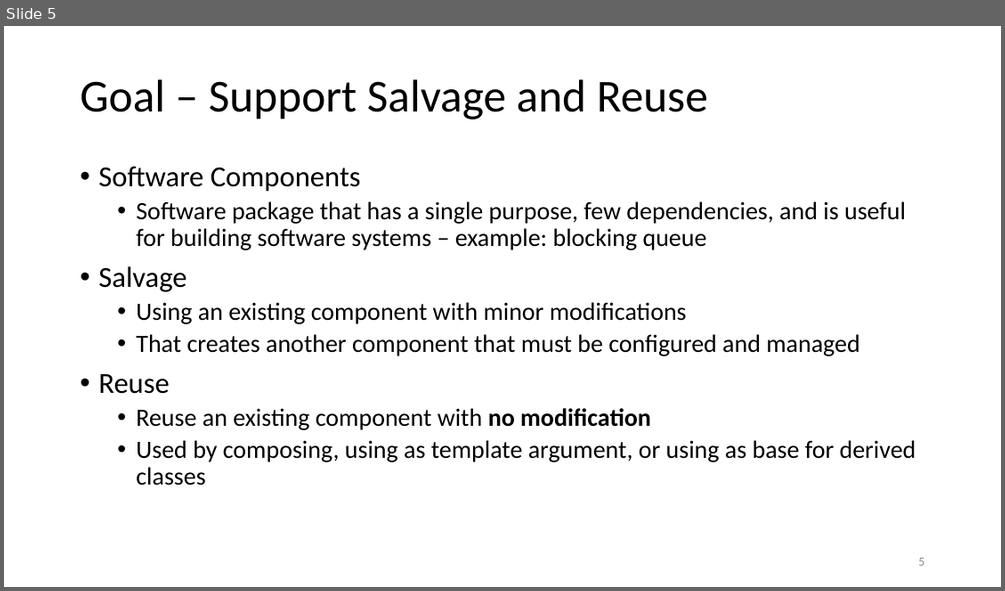
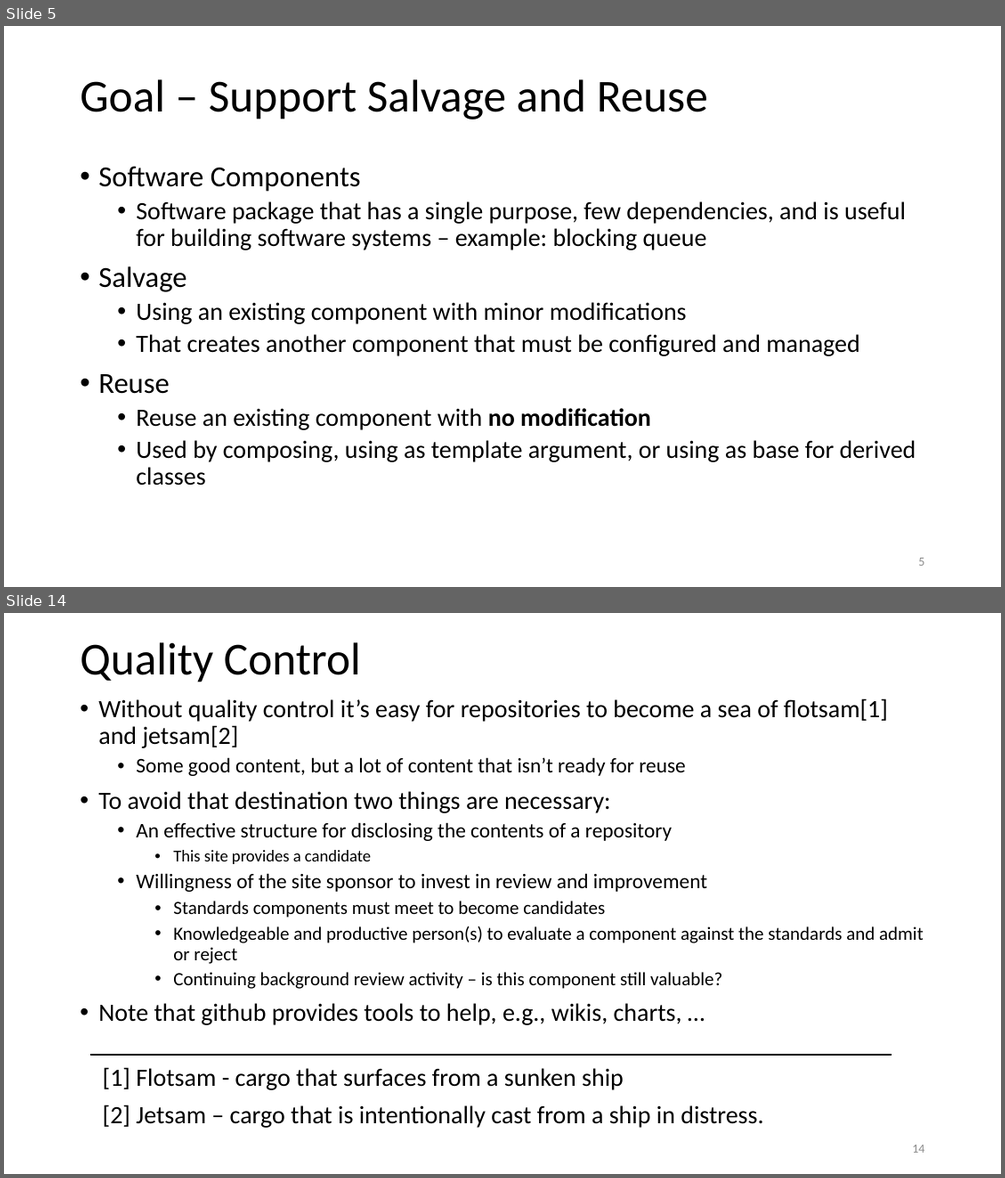
Before and after one commit to JimFawcett/JimFawcett.github.io, a slide deck: Resources/PublishingSourceCode.pptx. Shown one above the other, each under a label of ours: slide 5 before the commit, slides 5 and 14 after it; the slides between them are not shown. The pictures are 1005x591 and 1005x1178 pixels, drawn with LibreOffice and Linux fonts; fonts in the diff are those of the drawing. Boxes give left, top, right and bottom in pixels: in the first picture for what was removed or moved away, otherwise in the second. Text is boxed around its words. In the diff, an @@ line names an element or a change of style, - is before the commit and + after.

```diff
--- a/Resources/PublishingSourceCode.pptx
+++ b/Resources/PublishingSourceCode.pptx
@@ slide 14 added at [4, 613, 1001, 1174], background #FFFFFF @@
@@ title added at [80, 642, 361, 682], 44 pt, text #000000 @@
+Quality Control
@@ text added at [98, 698, 923, 1127], 24 pt, text #000000 @@
+• Without quality control it’s easy for repositories to become a sea of flotsam[1] and jetsam[2]
+  • Some good content, but a lot of content that isn’t ready for reuse
+• To avoid that destination two things are necessary:
+  • An effective structure for disclosing the contents of a repository
+    • This site provides a candidate
+  • Willingness of the site sponsor to invest in review and improvement
+    • Standards components must meet to become candidates
+    • Knowledgeable and productive person(s) to evaluate a component against the standards and admit or reject
+    • Continuing background review activity – is this component still valuable?
+• Note that github provides tools to help, e.g., wikis, charts, …
+[1] Flotsam - cargo that surfaces from a sunken ship
+[2] Jetsam – cargo that is intentionally cast from a ship in distress.
@@ line added from (90, 1055) to (891, 1055), #000000 1.5 pt @@
@@ page number added at [912, 1144, 924, 1152], 12 pt, text #8C8C8C @@
+14
```
Also in this commit, not shown: 8 slides changed, 10 other slides added, 4 other files.
